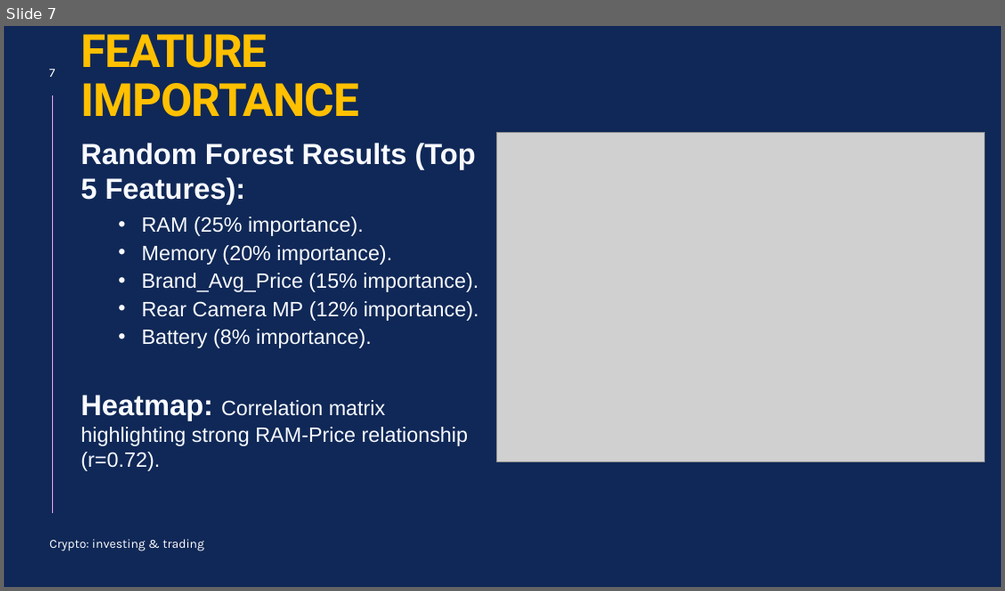
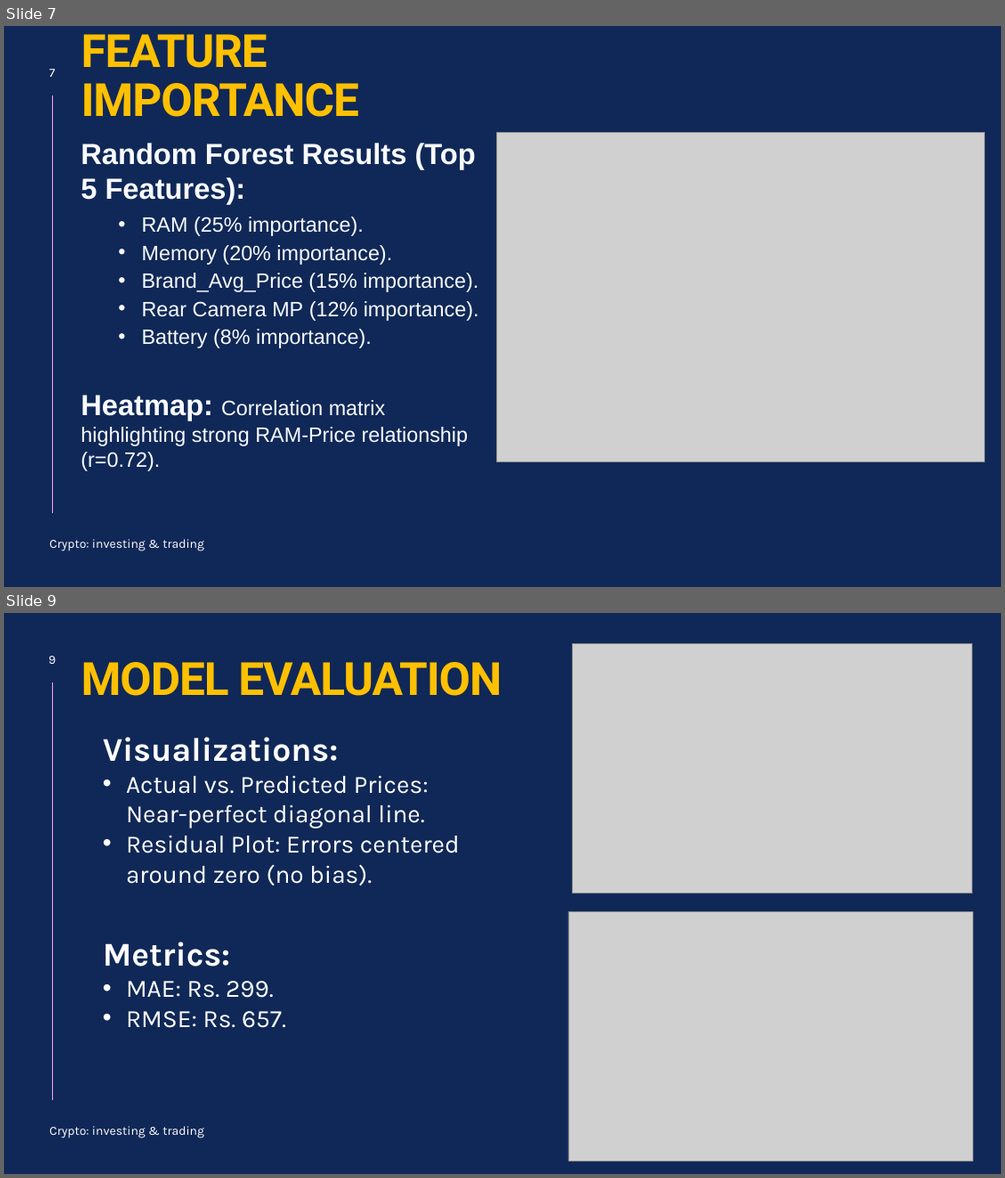
Before and after one commit to tayade-aniket/mobile-price-prediction-NHIS, a slide deck: ppt.pptx. Shown one above the other, each under a label of ours: slide 7 before the commit, slides 7 and 9 after it; the slides between them are not shown. The pictures are 1005x591 and 1005x1178 pixels, drawn with LibreOffice and Linux fonts; fonts in the diff are those of the drawing; grey boxes stand for pictures. Boxes give left, top, right and bottom in pixels: in the first picture for what was removed or moved away, otherwise in the second. Text is boxed around its words. In the diff, an @@ line names an element or a change of style, - is before the commit and + after.

```diff
--- a/ppt.pptx
+++ b/ppt.pptx
@@ slide 9 added at (4, 613, 1001, 1174), background #102857; not listed: 1 template element that a slide beside it also shows @@
@@ page number added at (48, 656, 56, 664), 12 pt, text #FFFFFF @@
+9
@@ title added at (81, 662, 502, 696), 44 pt, text #FFC000, bold @@
+MODEL EVALUATION
@@ picture added at (573, 643, 971, 892) @@
@@ text added at (103, 737, 460, 1028), 24 pt, text #FFFFFF @@
+Visualizations:
+• Actual vs. Predicted Prices: Near-perfect diagonal line.
+• Residual Plot: Errors centered around zero (no bias).
+Metrics:
+• MAE: Rs. 299.
+• RMSE: Rs. 657.
@@ picture added at (568, 911, 973, 1160) @@
@@ text added at (49, 1126, 204, 1138), 12 pt, text #FFFFFF @@
+Crypto: investing & trading
```
Also in this commit, not shown: 1 slide changed, 4 other slides added, 13 slides removed, 2 other files.
